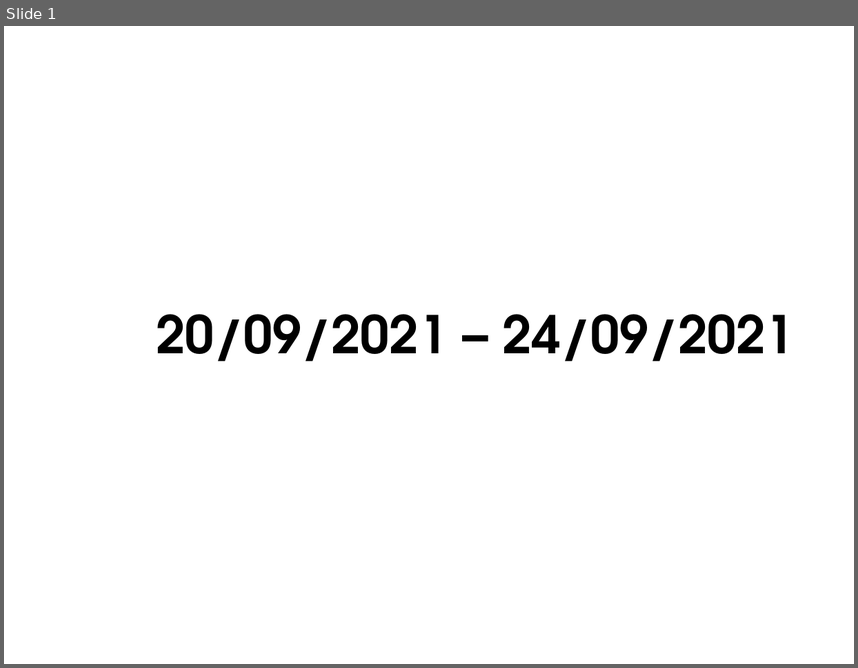
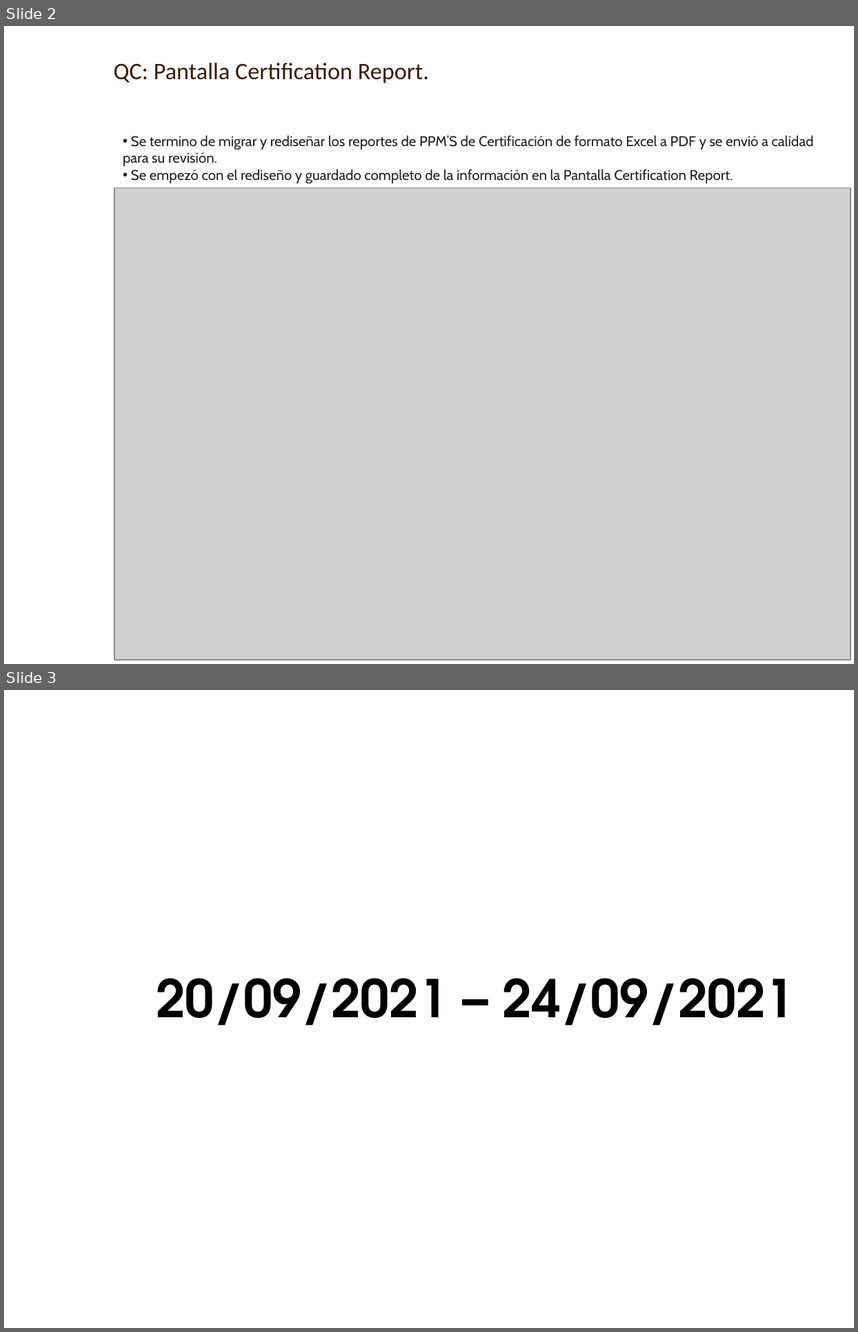
Before and after one commit to AXDELAROSA/CONTROL_QUALITY, a slide deck: 60_PPM'S_CERTIFICACION/Docs/IT_DEV_PPMS_CERTIFICACION_REPORT.pptx. Shown one above the other, each under a label of ours: slide 1 before the commit, slides 2 and 3 after it. The pictures are 858x668 and 858x1332 pixels, drawn with LibreOffice and Linux fonts; fonts in the diff are those of the drawing; grey boxes stand for pictures; background and template pictures are left out. Boxes give left, top, right and bottom in pixels: in the first picture for what was removed or moved away, otherwise in the second. Text is boxed around its words. In the diff, an @@ line names an element or a change of style, - is before the commit and + after.

Commit message:
AVANCES PARA EL REPORTE DE PPMS DE CERTIFICACION

```diff
--- a/60_PPM'S_CERTIFICACION/Docs/IT_DEV_PPMS_CERTIFICACION_REPORT.pptx
+++ b/60_PPM'S_CERTIFICACION/Docs/IT_DEV_PPMS_CERTIFICACION_REPORT.pptx
@@ slide 2 added at [4, 26, 854, 664], background picture (left out) @@
@@ text added at [114, 63, 429, 83], 20 pt, text #3F1900 @@
+QC: Pantalla Certification Report.
@@ text added at [123, 135, 814, 183], 12 pt, text #222222 @@
+• Se termino de migrar y rediseñar los reportes de PPM’S de Certificación de formato Excel a PDF y se envió a calidad para su revisión.
+• Se empezó con el rediseño y guardado completo de la información en la Pantalla Certification Report.
@@ picture added at [114, 187, 851, 659] @@
@@ what was slide 1 is now slide 3 @@
```
Also in this commit, not shown: 1 other slide added, 12 other files.
